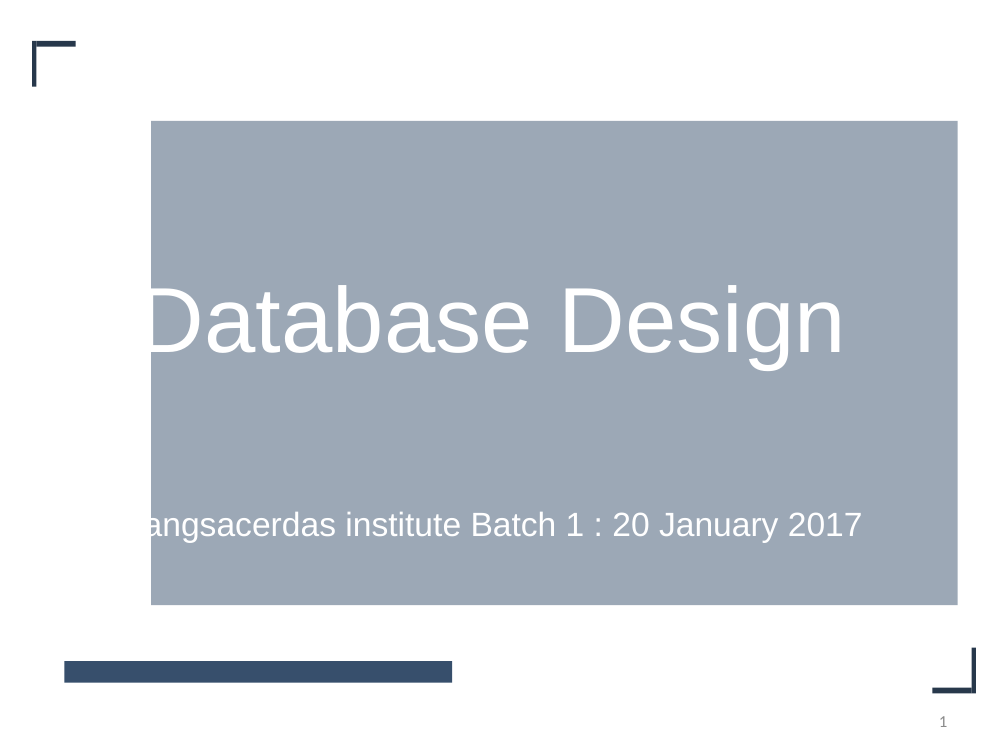
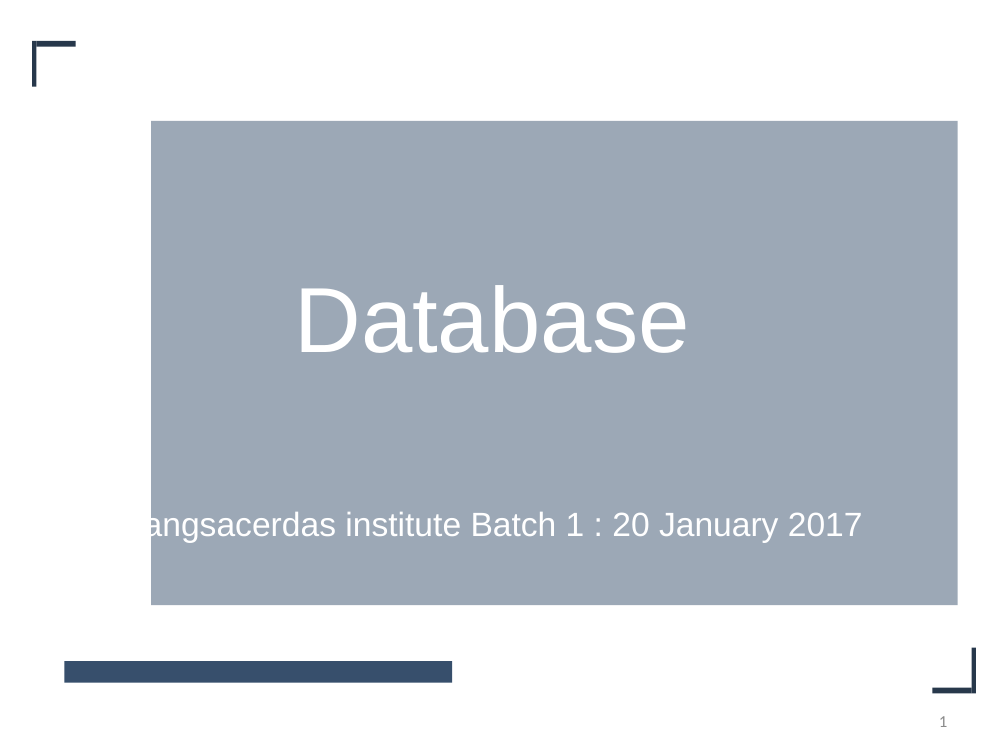
Before and after one commit to bangsacerdas/beasiswa, a slide deck: slide 1 of database/presentation/database.pptx. Drawn at 1008x756 pixels with LibreOffice and Linux fonts; fonts in the diff are those of the drawing; background and template pictures are left out. Boxes give left, top, right and bottom in pixels: in the first picture for what was removed or moved away, otherwise in the second. Text is boxed around its words. In the diff, an @@ line names an element or a change of style, - is before the commit and + after.

```diff
--- a/database/presentation/database.pptx
+++ b/database/presentation/database.pptx
@@ title at bbox=[294, 285, 689, 353]: text changed @@
-Database Design
+Database
```
Also in this commit, not shown: 5 slides added, 1 slide removed, 1 other file.
